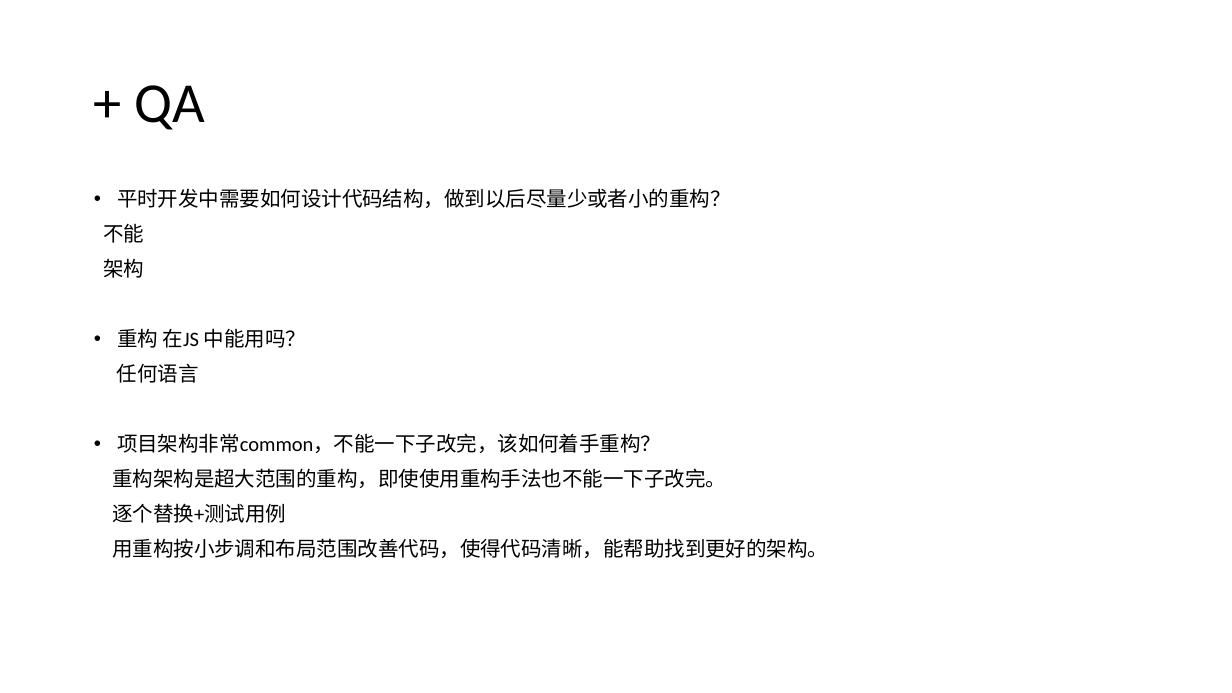
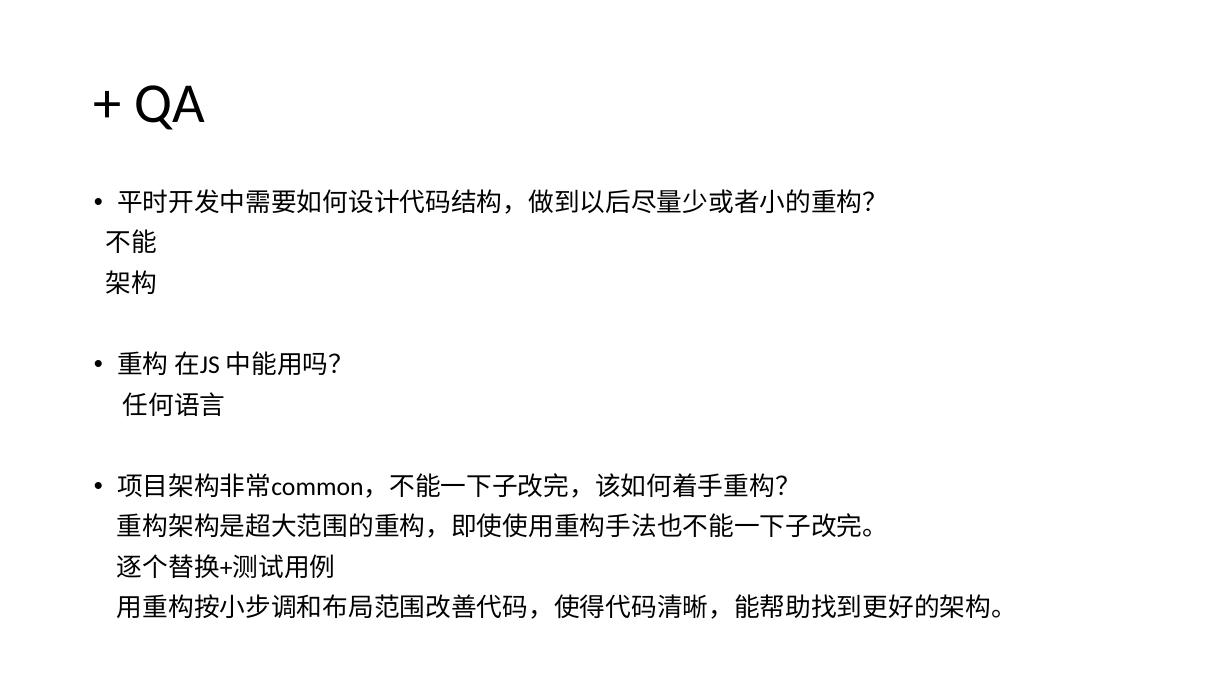
Before and after one commit to YingVickyCao/YingVickyCao.github.io, a slide deck: slide 16 of books/refactoring_improve_the_design_of_existing_code/Refactoring.pptx (slide 9 before the commit). Drawn at 1232x693 pixels with LibreOffice and Linux fonts; fonts in the diff are those of the drawing. Boxes give left, top, right and bottom in pixels: in the first picture for what was removed or moved away, otherwise in the second. Text is boxed around its words. In the diff, an @@ line names an element or a change of style, - is before the commit and + after.

```diff
--- a/books/refactoring_improve_the_design_of_existing_code/Refactoring.pptx
+++ b/books/refactoring_improve_the_design_of_existing_code/Refactoring.pptx
@@ text "平时开发中需要如何设计代码结构，做到以后尽量少或者小的重构？" at [105,189,1017,619]: size 16 to 20 pt @@
```
Also in this commit, not shown: 6 other slides changed, 8 slides added, 1 slide removed, 1 other file.
